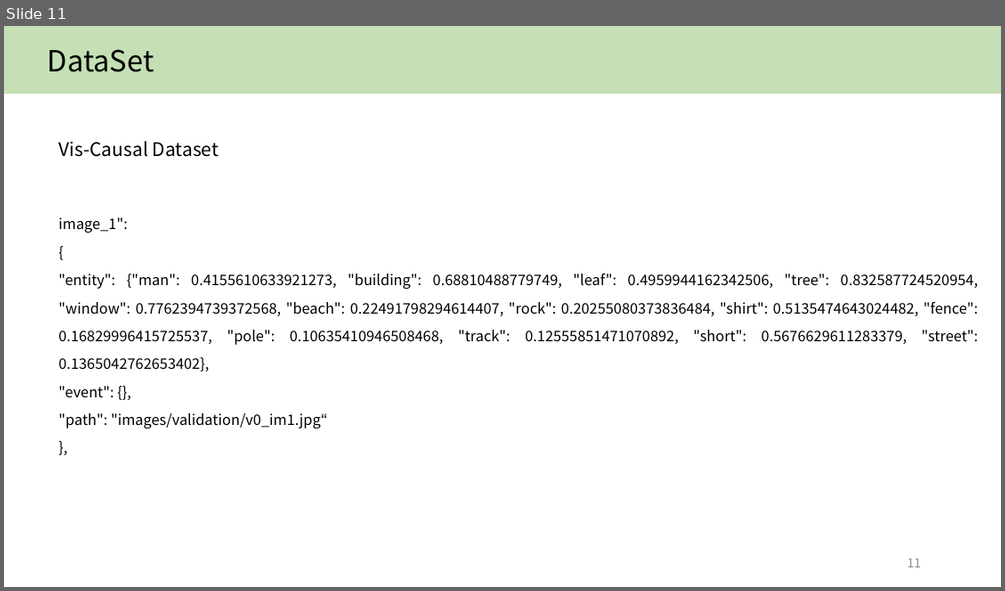
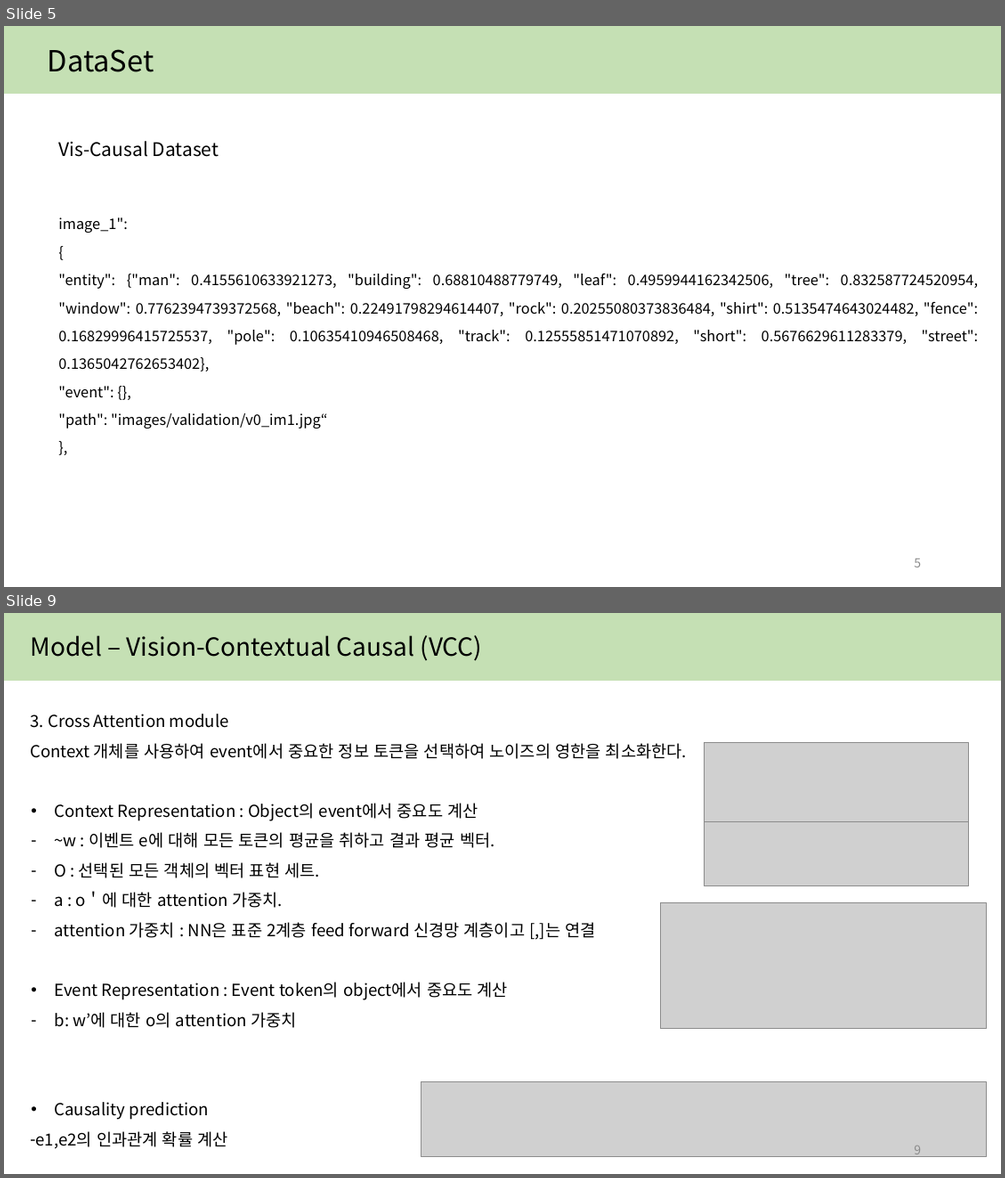
Before and after one commit to yejin087/study_image_caption, a slide deck: 3주차.pptx. Shown one above the other, each under a label of ours: slide 11 before the commit, slides 5 and 9 after it; the slides between them are not shown. The pictures are 1005x591 and 1005x1178 pixels, drawn with LibreOffice and Linux fonts; fonts in the diff are those of the drawing; grey boxes stand for pictures. Boxes give left, top, right and bottom in pixels: in the first picture for what was removed or moved away, otherwise in the second. Text is boxed around its words. In the diff, an @@ line names an element or a change of style, - is before the commit and + after.

Commit message:
0721
ppt 결과 분석 까지완료

```diff
--- a/3주차.pptx
+++ b/3주차.pptx
@@ slide 9 added at [4, 613, 1001, 1174], background #FFFFFF @@
@@ rectangle added at [4, 613, 1001, 681], fill #C5E0B4, outline #C5E0B4 1 pt @@
@@ text added at [30, 635, 483, 661], 24 pt, text #000000 @@
+Model – Vision-Contextual Causal (VCC)
@@ text added at [30, 714, 687, 1149], 16 pt, text #000000 @@
+3. Cross Attention module
+Context 개체를 사용하여 event에서 중요한 정보 토큰을 선택하여 노이즈의 영한을 최소화한다.
+• Context Representation : Object의 event에서 중요도 계산
+– ~w : 이벤트 e에 대해 모든 토큰의 평균을 취하고 결과 평균 벡터.
+– O : 선택된 모든 객체의 벡터 표현 세트.
+– a : o＇에 대한 attention 가중치.
+– attention 가중치 : NN은 표준 2계층 feed forward 신경망 계층이고 [,]는 연결
+• Event Representation : Event token의 object에서 중요도 계산
+– b: w’에 대한 o의 attention 가중치
+• Causality prediction
+– e1,e2의 인과관계 확률 계산
@@ picture added at [704, 742, 969, 826] @@
@@ picture added at [704, 821, 969, 886] @@
@@ picture added at [660, 902, 986, 1029] @@
@@ picture added at [421, 1081, 987, 1156] @@
@@ page number added at [914, 1145, 921, 1158], 12 pt, text #8C8C8C @@
+9
@@ what was slide 11 is now slide 5 @@
@@ page number at [914, 558, 921, 567]: text changed @@
-11
+5
```
Also in this commit, not shown: 5 slides changed, 4 other slides added, 4 slides removed, 5 other files.
